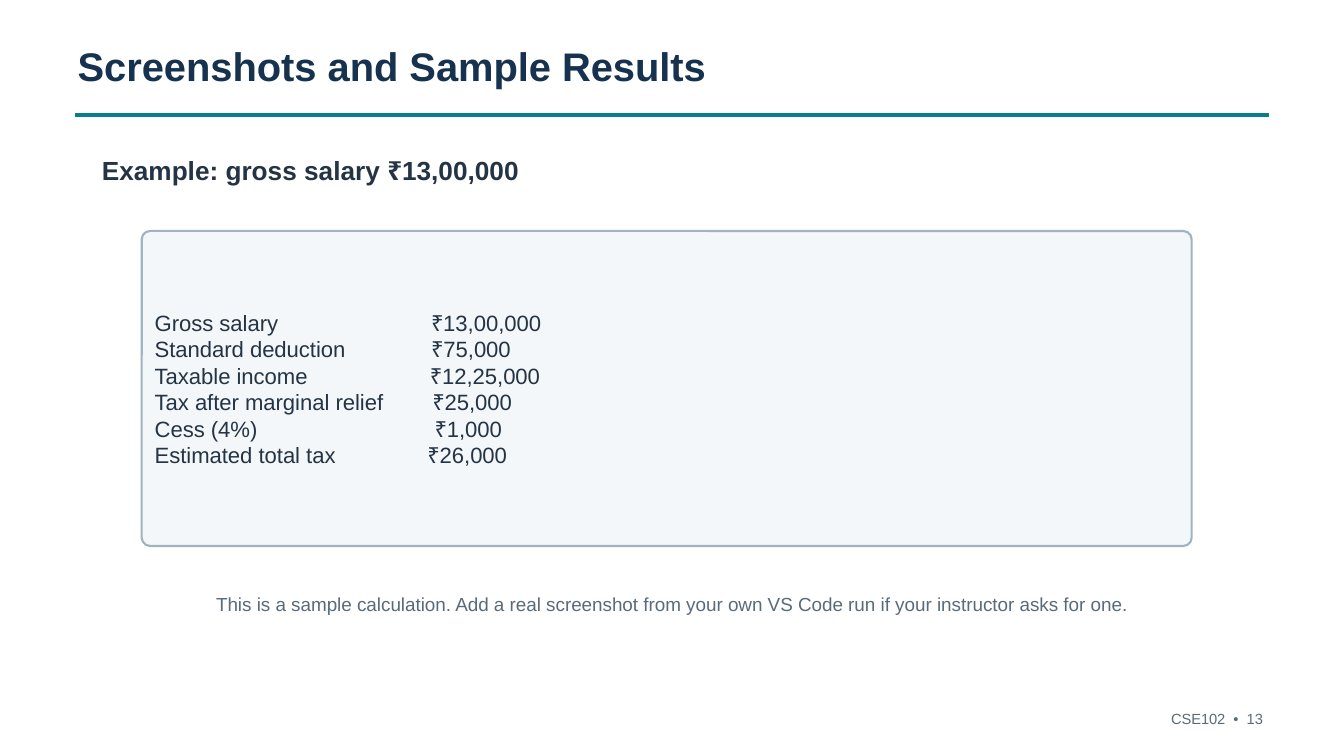
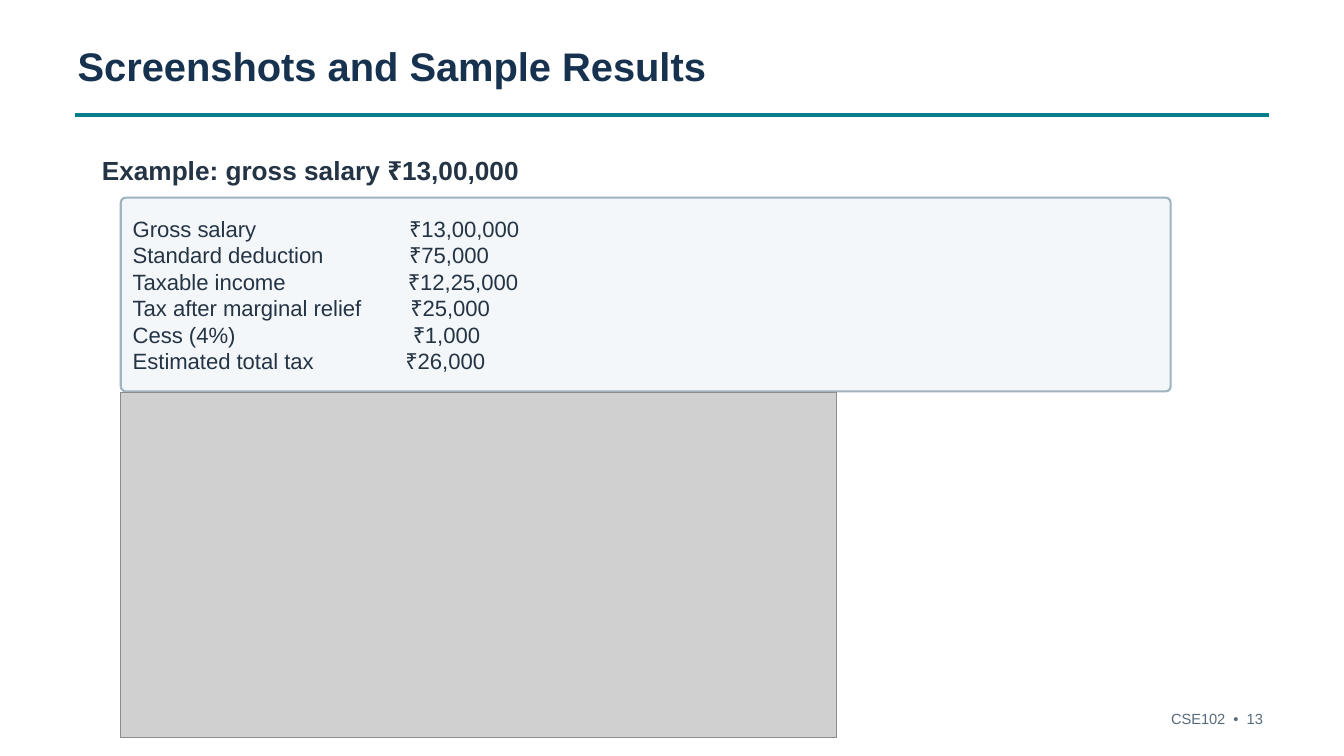
Before and after one commit to vinayak26bai10348/Income-Tax-Calculator-CSE1021, a slide deck: slide 14 of Project Report CSE1021.pptx. Drawn at 1344x756 pixels with LibreOffice and Linux fonts; fonts in the diff are those of the drawing; grey boxes stand for pictures. Boxes give left, top, right and bottom in pixels: in the first picture for what was removed or moved away, otherwise in the second. Text is boxed around its words. In the diff, an @@ line names an element or a change of style, - is before the commit and + after.

```diff
--- a/Project Report CSE1021.pptx
+++ b/Project Report CSE1021.pptx
@@ rounded rectangle "Gross salary ₹13,00,000": place and size @@
-rounded rectangle "Gross salary ₹13,00,000" at (142,231,1193,545)
+rounded rectangle "Gross salary ₹13,00,000" at (121,198,1172,391)
@@ picture added at (121,393,837,738) @@
@@ text at (216,597,1128,615): text changed @@
-This is a sample calculation. Add a real screenshot from your own VS Code run if your instructor asks for one.
+.
```
Also in this commit, not shown: 1 other slide changed.
